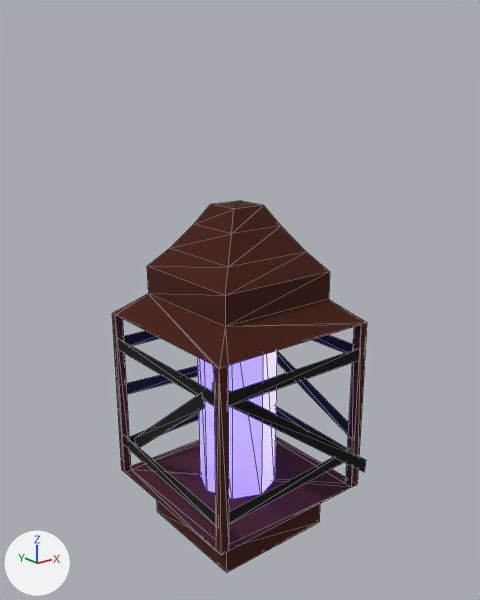
What one commit did to the glTF model assets/enemies/bug_zapper.glb.
The view is the same before and after, from a 50 mm camera at (-0.41, -0.517, 0.376) aimed at (0.0, -0.005, 0.171). Lighting does not change. The marker at lower left points along +X, +Y and +Z. Mesh edges are drawn as thin lines. Where no turn or scale is listed for an object, it has been applied to the vertices. Vertices at the same position are counted once.
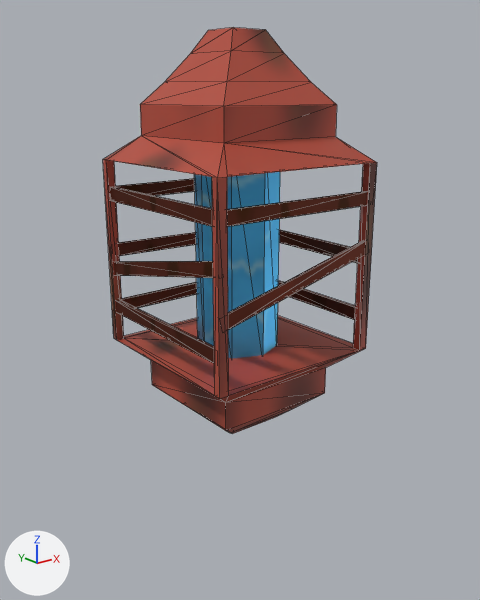
Commit message: version 2 of the bug zapper

Edits to the bpy script that builds the scene:
```text
Add mat_cracked_glass:
    mat_cracked_glass = principled_material('cracked_glass')
    mat_cracked_glass.texture = img_bugzapper_text
    mat_cracked_glass.metallic = 1.0
Change me_cylinder_001:
    remove me_cylinder_001.from_pydata(...)  # 16 vertices, 16 faces; spans x -0.042..0.042, y -0.042..0.042, z -0.111..0.111
    add me_cylinder_001.from_pydata(...)  # 164 vertices, 252 faces; spans x -0.095..0.095, y -0.095..0.095, z -0.188..0.206
    me_cylinder_001 part 1: a new loose piece, a box spanning x -0.092..0.092, y 0.089..0.0925, z 0.0467..0.0603, in mat_metal_rust (picture img_bugzapper_text)
    me_cylinder_001 part 2
    92 vertices are added at x -0.095..0.095, y -0.095..0.095, z -0.188..0.206
    16 new vertices lie (0.005, 0.0, 0.0) away from vertices in x -0.094..0.088, y -0.092..0.092, z -0.074..0.06
    16 new vertices lie (0.0, 0.0, 0.19) away from vertices in x -0.095..0.095, y -0.095..0.095, z -0.103
    8 new vertices lie (0.134, 0.0, 0.0) away from vertices in x -0.067, y -0.067..0.067, z -0.156..0.14
    8 new vertices lie (0.0, 0.0, 0.013) away from vertices in x -0.092..0.092, y -0.093..0.094, z -0.073..0.047
    80 new faces join them, mat_metal_rust (picture img_bugzapper_text)
    144 new faces join them, mat_dirty_oxidated (picture img_bugzapper_text)
    me_cylinder_001 part 3: 16 faces spanning x -0.042..0.042, y -0.042..0.042, z -0.111..0.111 switch from mat_blue_light (white #e7e7e7) to mat_cracked_glass (picture img_bugzapper_text)
    add me_cylinder_001.materials.append(mat_metal_rust)  # picture img_bugzapper_text
    add me_cylinder_001.materials.append(mat_dirty_oxidated)  # picture img_bugzapper_text
Change ob_zapper:
    ob_zapper.location: (0.0, 0.0, 0.063) -> (0.0, 0.0, 0.225)
Remove ob_base_v1:
    ob_base_v1 = bpy.data.objects.new('base_v1', me_cube_001)
Remove ob_plane:
    ob_plane = bpy.data.objects.new('Plane', me_plane)
Remove ob_plane_001:
    ob_plane_001 = bpy.data.objects.new('Plane.001', me_plane_012)
Remove ob_plane_002:
    ob_plane_002 = bpy.data.objects.new('Plane.002', me_plane_013)
Remove ob_plane_003:
    ob_plane_003 = bpy.data.objects.new('Plane.003', me_plane_014)
Remove ob_plane_004:
    ob_plane_004 = bpy.data.objects.new('Plane.004', me_plane_015)
Remove ob_plane_005:
    ob_plane_005 = bpy.data.objects.new('Plane.005', me_plane_016)
Remove ob_plane_006:
    ob_plane_006 = bpy.data.objects.new('Plane.006', me_plane_017)
Remove ob_plane_007:
    ob_plane_007 = bpy.data.objects.new('Plane.007', me_plane_018)
Remove ob_plane_008:
    ob_plane_008 = bpy.data.objects.new('Plane.008', me_plane_019)
Remove ob_plane_009:
    ob_plane_009 = bpy.data.objects.new('Plane.009', me_plane_020)
Remove ob_plane_010:
    ob_plane_010 = bpy.data.objects.new('Plane.010', me_plane_021)
Remove ob_plane_011:
    ob_plane_011 = bpy.data.objects.new('Plane.011', me_plane_001)
```

Where the change shows, as pixel boxes [x1, y1, x2, y2] in the pictures (480 x 600 px):
'Zapper', reshaped, moved
    before: [198, 351, 277, 498]
    after: [103, 27, 377, 434]
'base_v1', deleted (brown)
    before: [112, 201, 367, 572]
'Plane', deleted (black)
    before: [212, 383, 366, 472]
'Plane.001', deleted (black)
    before: [229, 349, 358, 406]
'Plane.002', deleted (black)
    before: [229, 448, 351, 524]
'Plane.007', deleted (black)
    before: [119, 339, 215, 407]
'Plane.008', deleted (black)
    before: [124, 435, 216, 526]
'Plane.006', deleted (black)
    before: [135, 393, 205, 448]
'Plane.009', deleted
    before: [277, 351, 349, 434]
'Plane.003', deleted
    before: [126, 366, 198, 394]
'Plane.010', deleted
    before: [313, 335, 353, 353]
'Plane.011', deleted
    before: [276, 407, 347, 450]
'Plane.004', deleted
    before: [124, 331, 160, 346]
'Plane.005', deleted
    before: [129, 411, 199, 445]
part 1 of me_cylinder_001, added (red)
    after: [116, 178, 195, 196]
part 2 of me_cylinder_001, added (red)
    after: [103, 27, 377, 434]
part 3 of me_cylinder_001, recoloured
    before: [198, 351, 277, 498]
    after: [194, 172, 280, 358]
